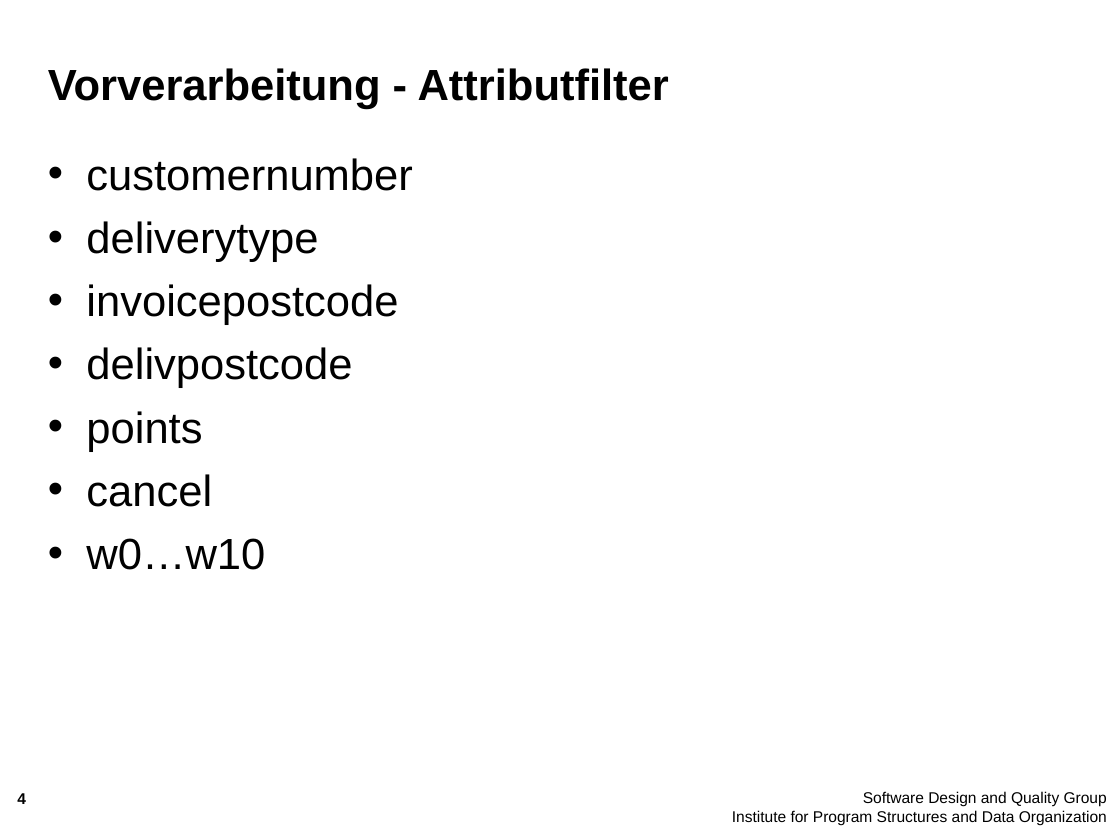
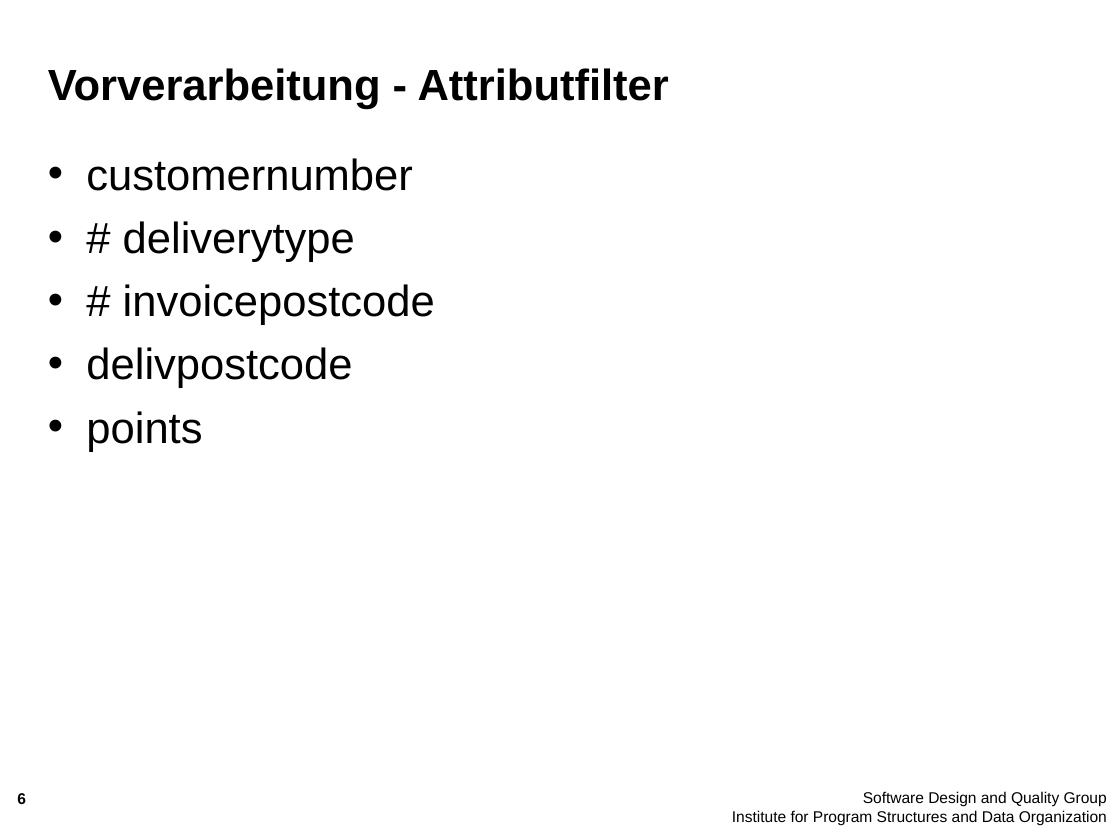
Before and after one commit to majdi14789/dwm10, a slide deck: slide 6 of Zwischenpräsentation/Zwischenstand.ppt (slide 4 before the commit). Drawn at 1120x840 pixels with LibreOffice and Linux fonts; fonts in the diff are those of the drawing; background and template pictures are left out. Boxes give left, top, right and bottom in pixels: in the first picture for what was removed or moved away, otherwise in the second. Text is boxed around its words. In the diff, an @@ line names an element or a change of style, - is before the commit and + after.

```diff
--- a/Zwischenpräsentation/Zwischenstand.ppt
+++ b/Zwischenpräsentation/Zwischenstand.ppt
@@ text at (123, 221, 435, 325): text changed @@
-• deliverytype
-• invoicepostcode
+• # deliverytype
+• # invoicepostcode
@@ text at (86, 474, 265, 570): paragraphs removed @@
-• cancel
-• w0…w10
@@ page number at (17, 793, 26, 804): text changed @@
-4
+6
```
Also in this commit, not shown: 5 other slides changed, 3 slides added.
